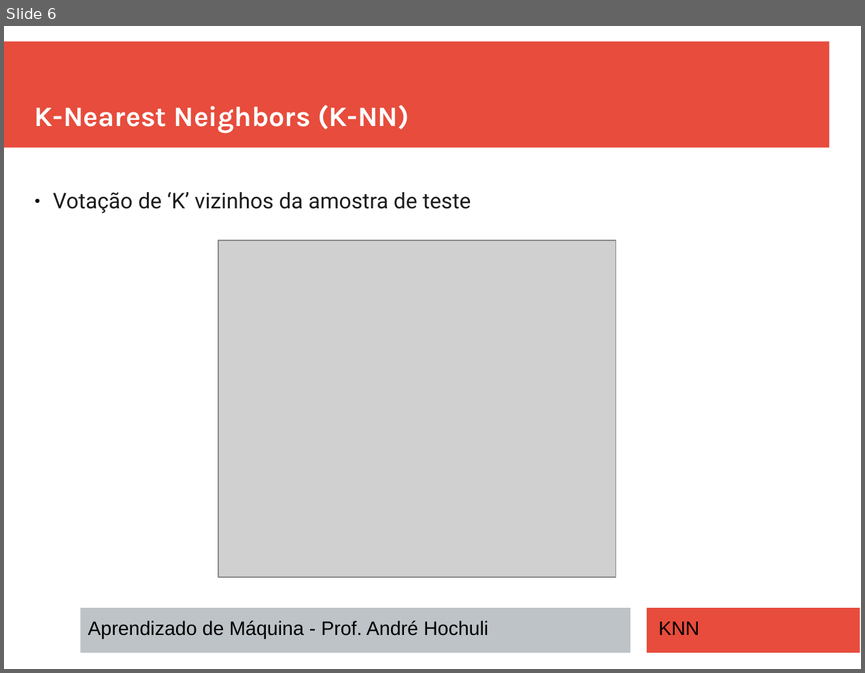
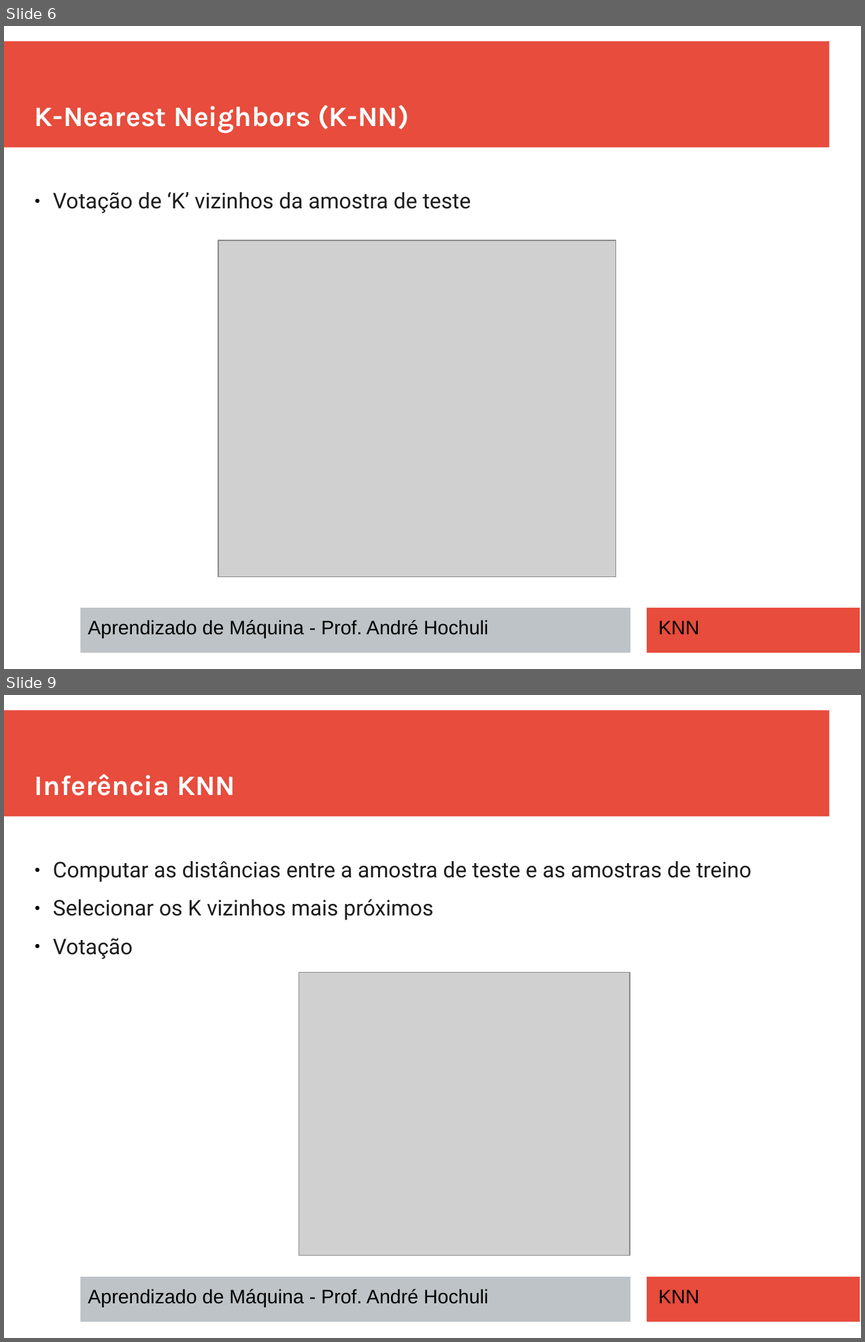
Before and after one commit to andrehochuli/teaching, a slide deck: AprendizadoMaquina/Tópico 02 - Aprendizado Supervisionado/Tópico 02 - Aprendizado-Supervisionado - KNN.pptx. Shown one above the other, each under a label of ours: slide 6 before the commit, slides 6 and 9 after it; the slides between them are not shown. The pictures are 865x673 and 865x1342 pixels, drawn with LibreOffice and Linux fonts; fonts in the diff are those of the drawing; grey boxes stand for pictures. Boxes give left, top, right and bottom in pixels: in the first picture for what was removed or moved away, otherwise in the second. Text is boxed around its words. In the diff, an @@ line names an element or a change of style, - is before the commit and + after.

```diff
--- a/AprendizadoMaquina/Tópico 02 - Aprendizado Supervisionado/Tópico 02 - Aprendizado-Supervisionado - KNN.pptx
+++ b/AprendizadoMaquina/Tópico 02 - Aprendizado Supervisionado/Tópico 02 - Aprendizado-Supervisionado - KNN.pptx
@@ slide 9 added at (x1=4, y1=695, x2=861, y2=1338), background #FFFFFF; not listed: 3 template elements that a slide beside it also shows @@
@@ text added at (x1=35, y1=774, x2=235, y2=796), 26 pt, text #FFFFFF, bold @@
+Inferência KNN
@@ text added at (x1=53, y1=861, x2=751, y2=959), 20 pt, text #1C1C1C @@
+● Computar as distâncias entre a amostra de teste e as amostras de treino
+● Selecionar os K vizinhos mais próximos
+● Votação
@@ picture added at (x1=298, y1=972, x2=630, y2=1255) @@
@@ text added at (x1=88, y1=1289, x2=488, y2=1307), 18 pt, text #000000 @@
+Aprendizado de Máquina - Prof. André Hochuli
@@ text added at (x1=658, y1=1289, x2=699, y2=1303), 18 pt, text #000000 @@
+KNN
```
Also in this commit, not shown: 4 slides changed, 4 other slides added.
